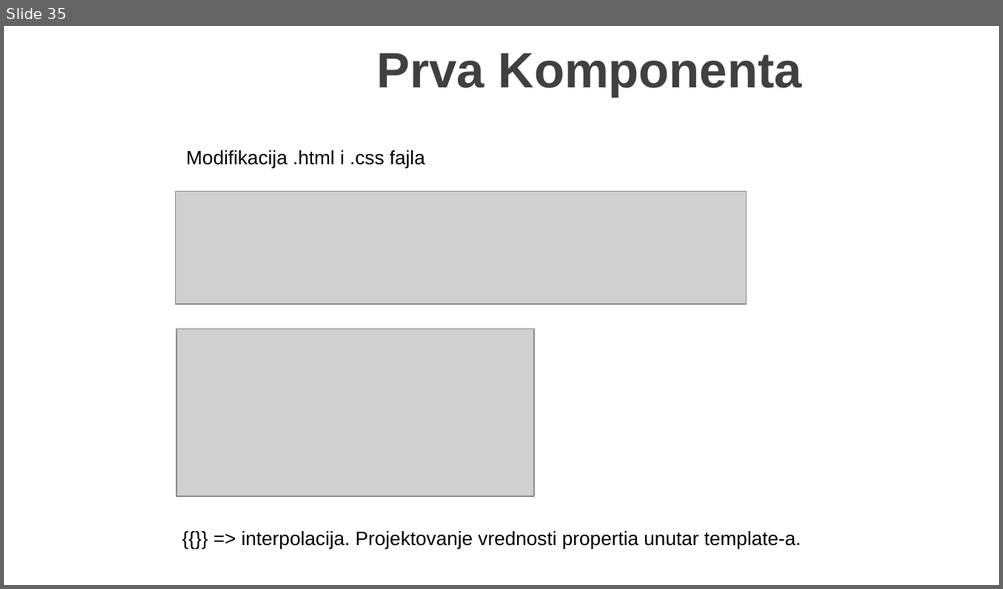
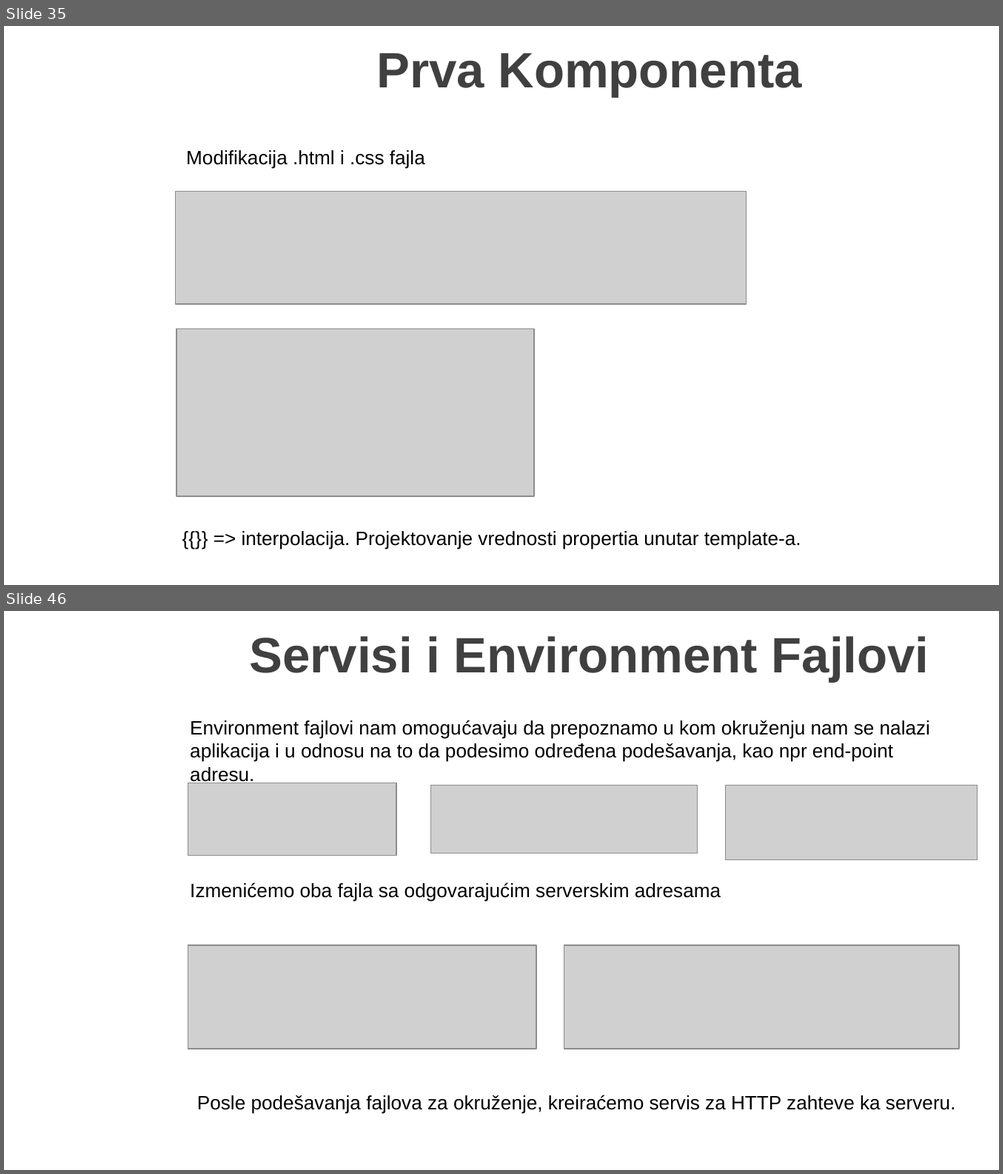
Before and after one commit to MarinkoSpasojevic/predavanje-netcore-angular, a slide deck: .NET Core i Angular Web Dev.pptx. Shown one above the other, each under a label of ours: slide 35 before the commit, slides 35 and 46 after it; the slides between them are not shown. The pictures are 1003x589 and 1003x1174 pixels, drawn with LibreOffice and Linux fonts; fonts in the diff are those of the drawing; grey boxes stand for pictures; background and template pictures are left out. Boxes give left, top, right and bottom in pixels: in the first picture for what was removed or moved away, otherwise in the second. Text is boxed around its words. In the diff, an @@ line names an element or a change of style, - is before the commit and + after.

Commit message:
Services and env files and http

```diff
--- a/.NET Core i Angular Web Dev.pptx
+++ b/.NET Core i Angular Web Dev.pptx
@@ slide 46 added at bbox=[4, 611, 999, 1170], background picture (left out) @@
@@ title added at bbox=[250, 636, 929, 682], 36 pt, text #404040, bold @@
+Servisi i Environment Fajlovi
@@ text added at bbox=[190, 720, 930, 762], 14 pt, text #000000 @@
+Environment fajlovi nam omogućavaju da prepoznamo u kom okruženju nam se nalazi aplikacija i u odnosu na to da podesimo određena podešavanja, kao npr end-point adresu.
@@ picture added at bbox=[188, 783, 396, 856] @@
@@ picture added at bbox=[431, 785, 697, 854] @@
@@ picture added at bbox=[725, 785, 976, 860] @@
@@ text added at bbox=[190, 883, 720, 902], 14 pt, text #000000 @@
+Izmenićemo oba fajla sa odgovarajućim serverskim adresama
@@ picture added at bbox=[188, 945, 536, 1048] @@
@@ picture added at bbox=[564, 945, 959, 1048] @@
@@ text added at bbox=[197, 1095, 956, 1114], 14 pt, text #000000 @@
+Posle podešavanja fajlova za okruženje, kreiraćemo servis za HTTP zahteve ka serveru.
```
Also in this commit, not shown: 1 slide changed, 14 other slides added, 14 other files.
